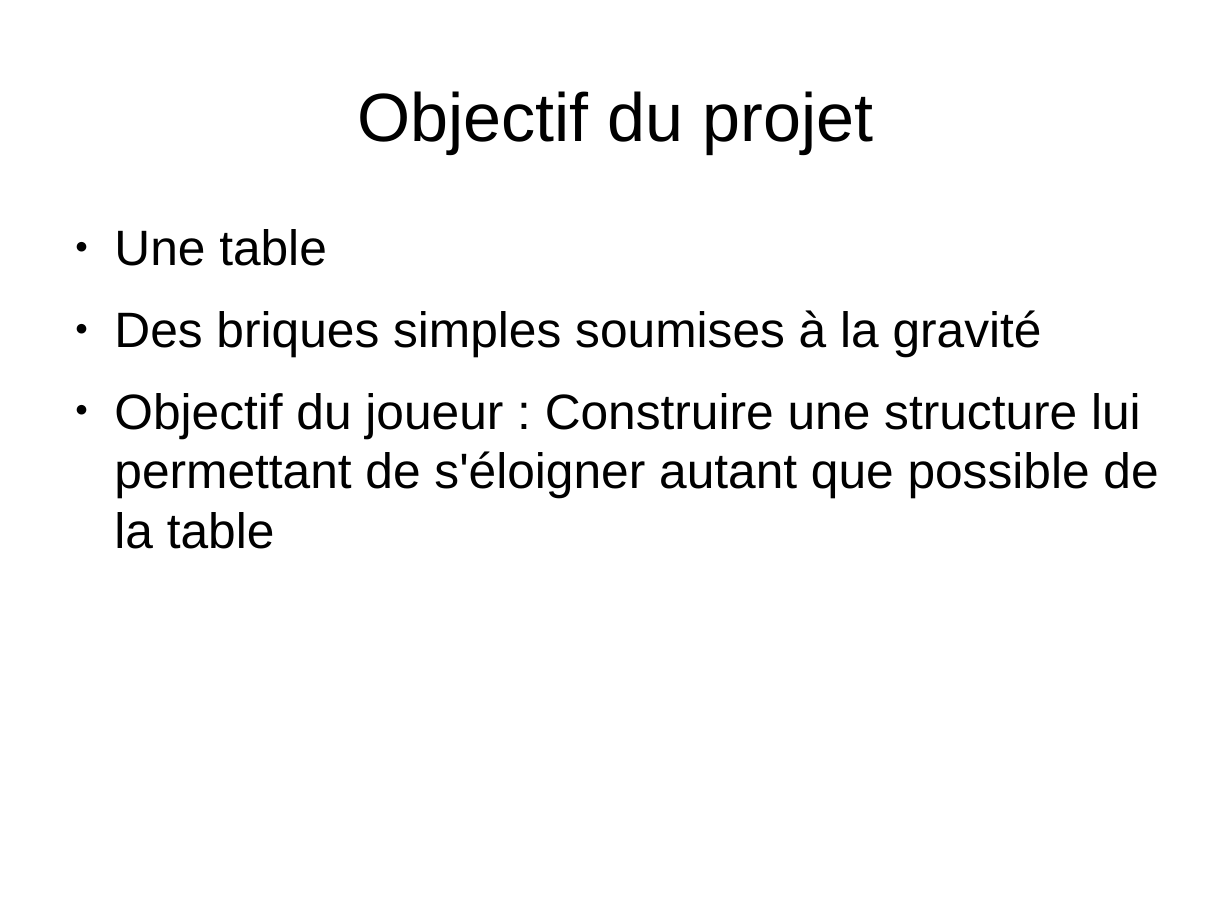
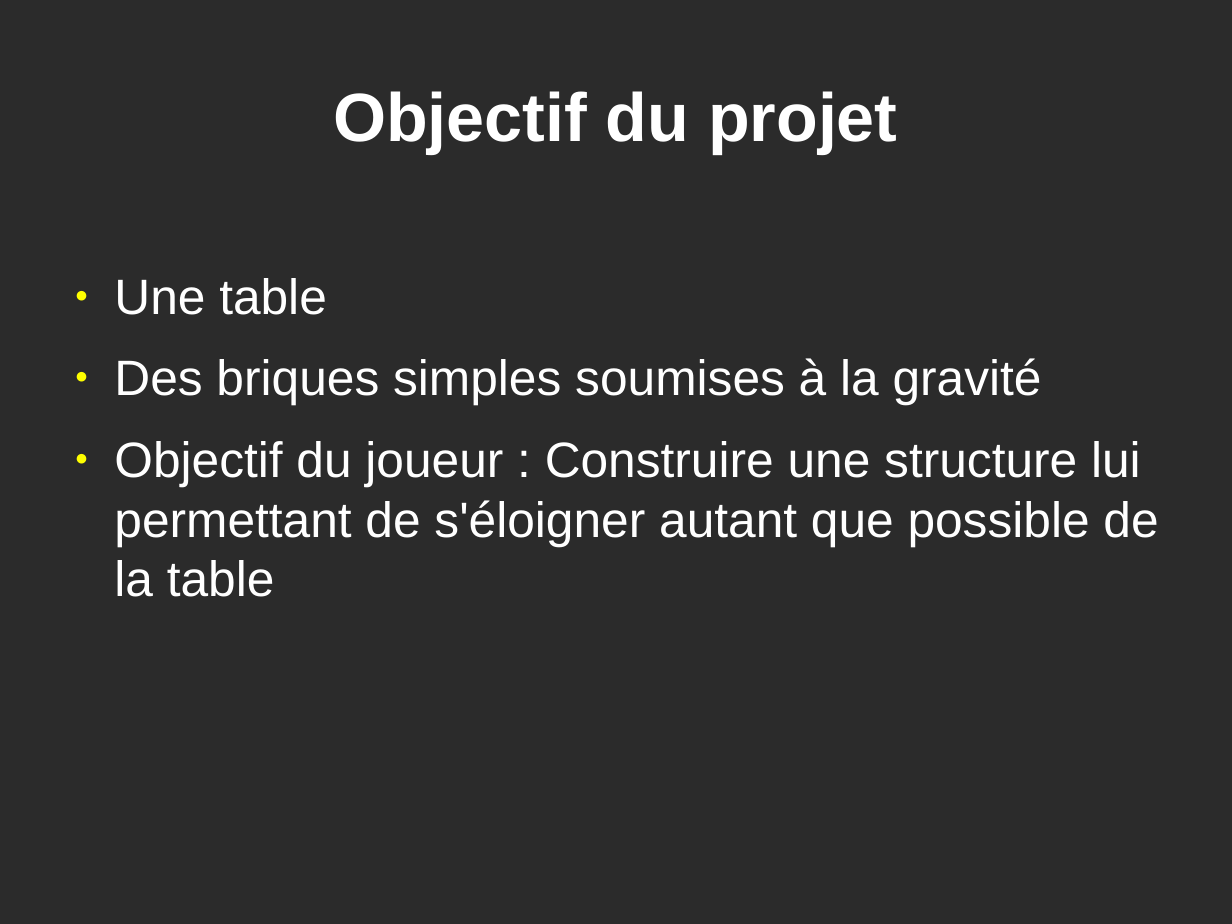
Before and after one commit to GuillaumeSmaha/BriquettePhysique, a slide deck: slide 3 of rapport/presentation/presentation_briquette.odp. Drawn at 1232x924 pixels with LibreOffice and Linux fonts; fonts in the diff are those of the drawing; background and template pictures are left out; a plain dark background stands for a picture behind light text. Boxes give left, top, right and bottom in pixels: in the first picture for what was removed or moved away, otherwise in the second. Text is boxed around its words. In the diff, an @@ line names an element or a change of style, - is before the commit and + after.

```diff
--- a/rapport/presentation/presentation_briquette.odp
+++ b/rapport/presentation/presentation_briquette.odp
@@ background #FFFFFF to picture (left out) @@
@@ title "Objectif du projet" at [333, 91, 898, 153]: text colour #000000 to #FFFFFF, bold on @@
@@ text "Une table": place and size @@
-text "Une table" at [114, 229, 1158, 549]
+text "Une table" at [114, 278, 1158, 597]
@@ text "Une table" at [114, 278, 1158, 597]: text colour #000000 to #FFFFFF; bullet colour #000000 to #FFFF00 @@
```
Also in this commit, not shown: 4 other slides changed, 5 slides added, 2 slides removed.
